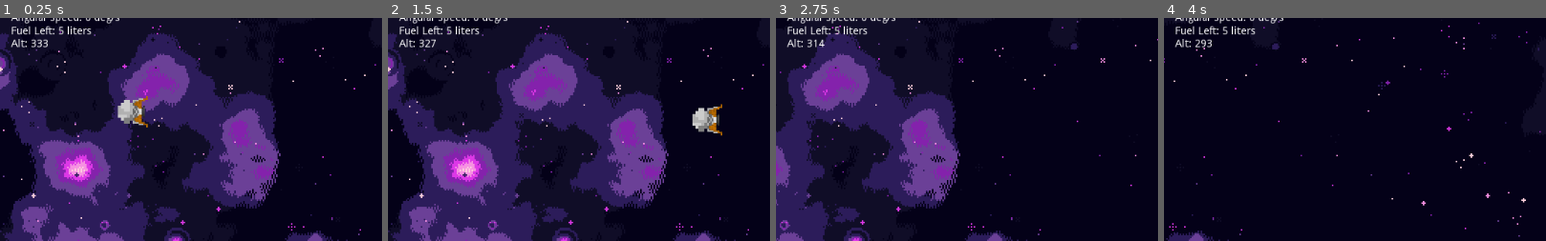
Above: before the commit, frames 1-4 (left to right).
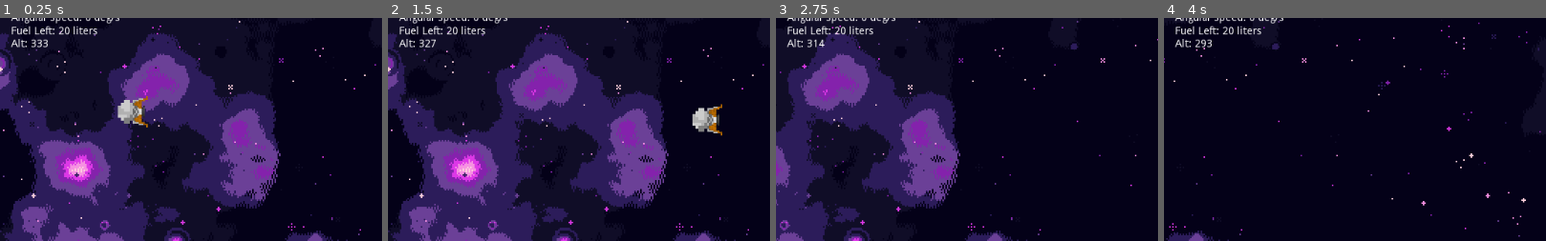
Above: after the commit, the same moments.

Repository: dijs/lunar-lander-mk2
Game: Godot game, scene res://Main.tscn
The game is run twice, just before and just after one commit, with the same random seed, the same clock (stepped at 60 frames per second) and the same inputs.
Inputs:
- Up to frame 1 (0.25 s): no input
- Up to frame 2 (1.5 s): hold Right 0.53-1.28 s; hold R 0.53-1.28 s; tap Space at 0.77 s; hold Left from 1.28 s (still down); tap R at 1.35 s
- Up to frame 3 (2.75 s): tap Space at 1.52 s; release Left at 2.03 s; hold Right from 2.03 s (still down); hold R from 2.03 s (still down)
- Up to frame 4 (4 s): release R at 2.78 s; tap R at 2.85 s; tap Space at 3.02, 3.77 s; release Right at 3.53 s; hold Left from 3.53 s (still down); hold R from 3.53 s (still down)
The pictures show only the part of the screen within x 0-50%, y 6-56%; the shares and areas given below are measured in that part.

The runs differ from the first frame. In frame 1, 0.2% of the frame differs, in the area x 15-26%, y 3-8%; in frame 2, 0.2%; in frame 3, 0.2%; in frame 4, 0.2%.

Commit message:
Learning to make fitness scores

Diff:
--- a/Main.gd
+++ b/Main.gd
@@ -5,6 +5,7 @@
 export var initial_rotation = -PI / 2
 export var gravity_pull = Vector2.DOWN * 5
 export var initial_spin = 0
+export var initial_fuel = 20
 
 export var max_thrust = 50
 export var spin_amount = 3
@@ -17,7 +18,7 @@
 var spin = 0
 var thrust = 0
 var zoom_goal = Vector2.ONE
-var fuel = 10
+var fuel = 0
 var result = 0
 
 var _callback_ref = JavaScript.create_callback(self, "on_js_input")
@@ -31,7 +32,7 @@
 
 func reset():
 	velocity = initial_velocity
-	fuel = 5
+	fuel = initial_fuel
 	result = 0
 	hit_ground = false
 	spin = initial_spin
Not shown, changed: dist/app.js
